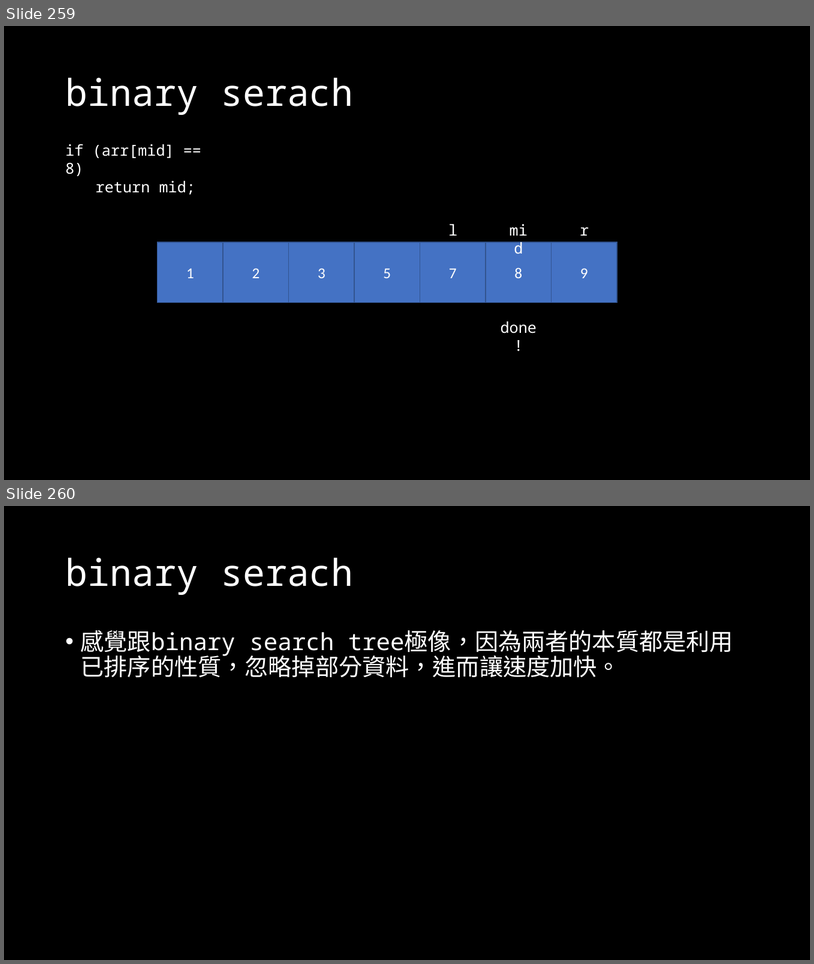
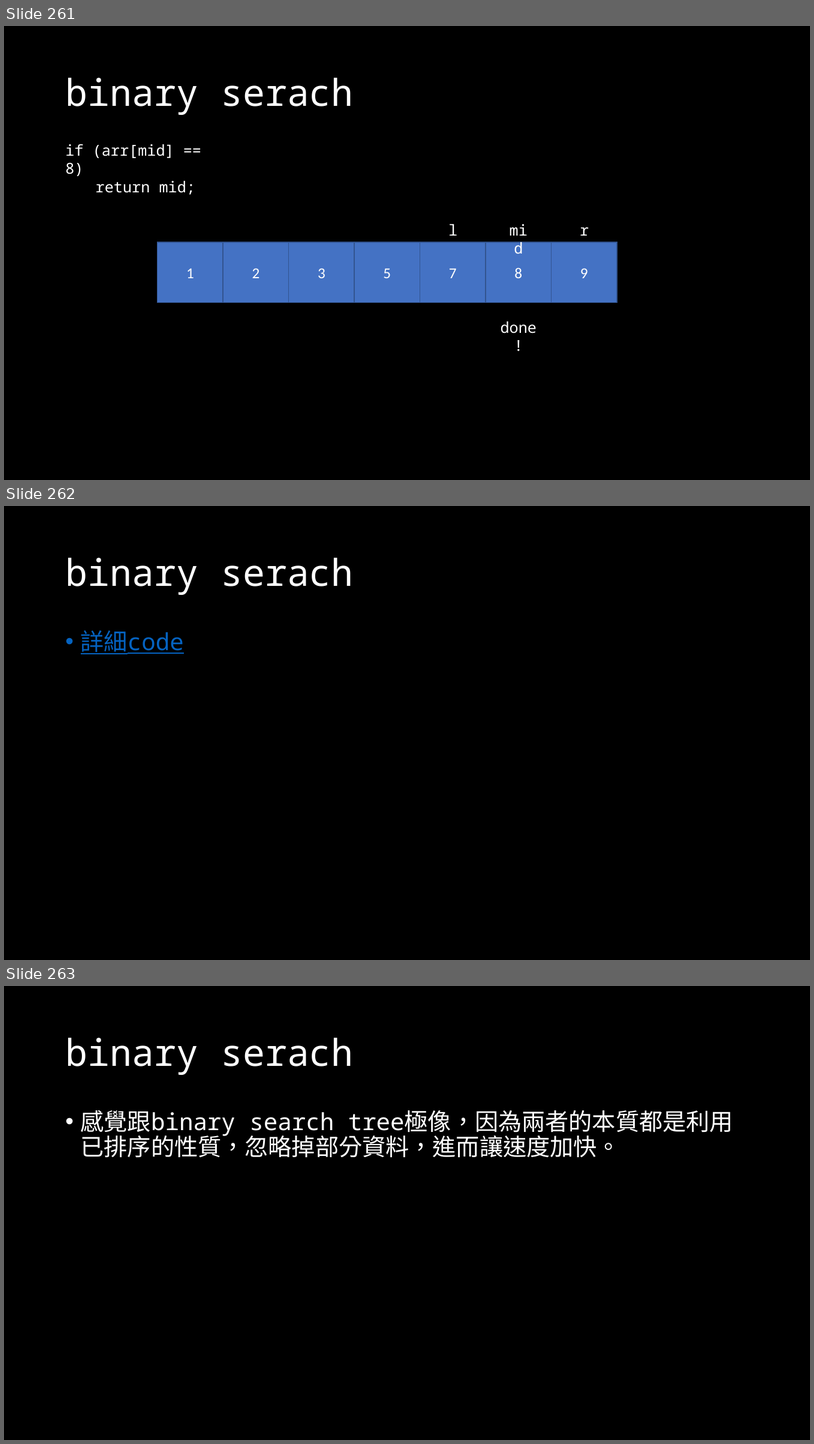
Before and after one commit to OEmiliatanO/those_c_prog_didnt_teach, a slide deck: Ch4/Ch4-algorithm.pptx. Shown one above the other, each under a label of ours: slides 259 and 260 before the commit, slides 261, 262 and 263 after it. The pictures are 814x964 and 814x1444 pixels, drawn with LibreOffice and Linux fonts; fonts in the diff are those of the drawing. Boxes give left, top, right and bottom in pixels: in the first picture for what was removed or moved away, otherwise in the second. Text is boxed around its words. In the diff, an @@ line names an element or a change of style, - is before the commit and + after.

```diff
--- a/Ch4/Ch4-algorithm.pptx
+++ b/Ch4/Ch4-algorithm.pptx
@@ slide 262 added at bbox=[4, 506, 810, 960], background #000000 @@
@@ title added at bbox=[65, 558, 354, 595], 44 pt, text #FFFFFF @@
+binary serach
@@ text added at bbox=[81, 630, 184, 654], 28 pt, text #0563C1, underline @@
+• 詳細code
@@ what was slide 259 is now slide 261 @@
@@ what was slide 260 is now slide 263 @@
```
Also in this commit, not shown: 1 slide changed, 3 other slides added.
